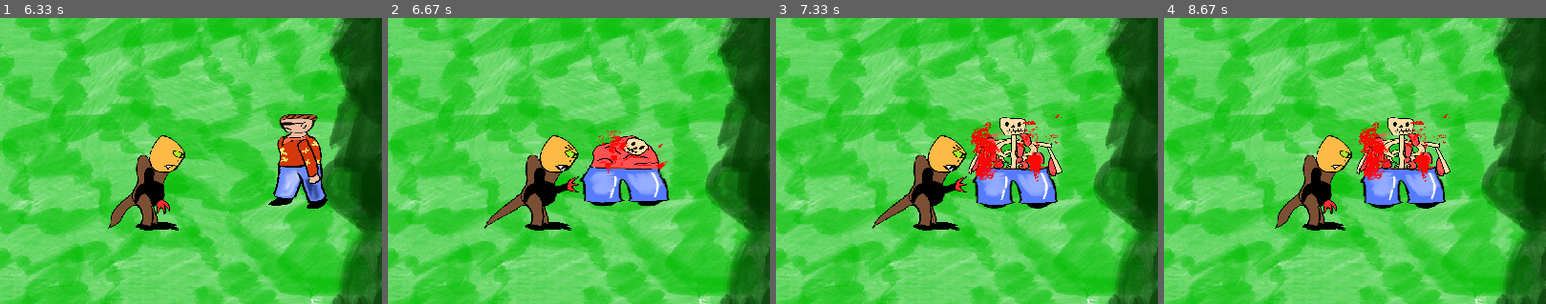
Above: before the commit, frames 1-4 (left to right).
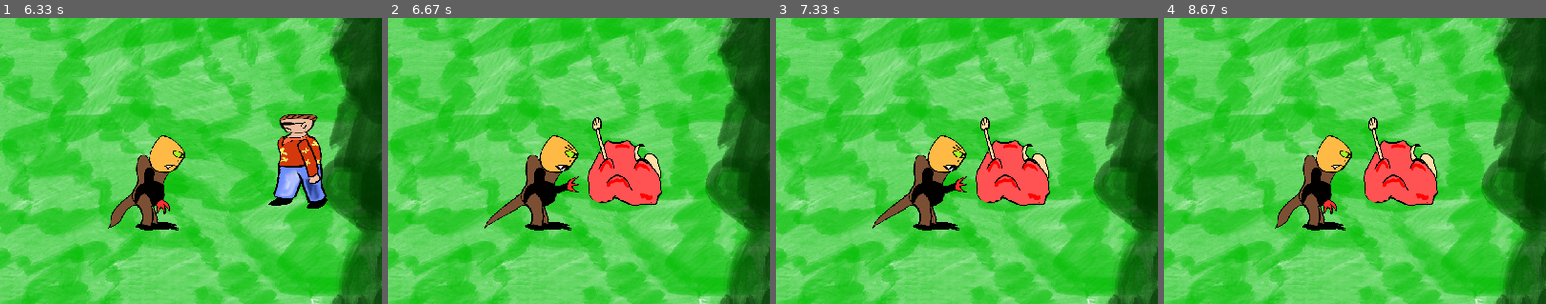
Above: after the commit, the same moments.

Repository: sartep1996/Final_Project_PyGame
Game: pygame game, started from main.py
The game is run twice, just before and just after one commit, with the same random seed, the same clock (stepped at 60 frames per second) and the same inputs.
Inputs:
- Up to frame 1 (6.33 s): hold D 0.33-0.8 s; hold W 0.83-1.13 s; hold D 1.17-1.63 s; hold A 1.67-2.2 s; hold S 2.23-2.53 s; hold A 2.57-2.97 s; hold W 3-3.37 s; hold D 3.4-4.03 s; hold S 4.07-4.43 s; hold A 4.47-4.93 s; hold D 4.97-5.43 s; hold W 5.47-5.77 s; hold D 5.8-6.27 s; hold A from 6.3 s (still down)
- Up to frame 2 (6.67 s): keep holding A
- Up to frame 3 (7.33 s): release A at 6.83 s
- Up to frame 4 (8.67 s): no input
The pictures show only the part of the screen within x 50-100%, y 36-86%; the shares and areas given below are measured in that part.

Frame 1 is identical in both runs. In frame 2, 4.2% of the frame differs, in the area x 50-74%, y 34-66%; in frame 3, 5.6%, in the area x 50-75%, y 33-67%; in frame 4, 5.6%.

Commit message:
player death animation almost works

Diff:
--- a/player_movement.py
+++ b/player_movement.py
@@ -105,6 +105,8 @@
         self.movement_speed = 9
         self.last_moved = ''
         self.last_frame_time = time.time()
+        self.last_image = False
+        self.frame_index = 0
 
         self.max_health = 100
         self.health = self.max_health
@@ -117,6 +119,7 @@
 
     def player_update(self, screen):
 
+        self.allow_movement = True
         self.main_player_movement()
         self.animate()
         # self.take_damage()
@@ -301,50 +304,46 @@
         return self.health
 
 
-    def draw_player_death_animation(self):
-        self.is_player_image = False
-        death_duration = 400
-        death_animation_frames = [self.player_image_death_1, self.player_image_death_2, self.player_image_death_final]
-        for frame in death_animation_frames:
-            self.last_moved = frame
-            death_animation = pg.time.get_ticks() % (2 * death_duration)
-
+
+
+
+    # def draw_player_death_animation(self):
+    #         self.is_player_image = False
+    #         death_duration = 400
+    #         animation_time = pg.time.get_ticks() % (3 * death_duration)
+
+    #         if self.last_image == False:
+    #             self.frame_index = animation_time // death_duration
+
+    #         if self.frame_index == 0:
+    #             self.last_moved = self.player_image_death_1
+    #             self.movement_speed = 0
+    #         elif self.frame_index == 1:
+    #             self.last_moved = self.player_image_death_2
+    #             self.movement_speed = 0
+    #             self.last_image = True
+    #         elif self.last_image == True:
+    #             self.last_moved = self.player_image_death_final
+    #             self.movement_speed = 0
 
     def draw_player_death_animation(self):
         self.is_player_image = False
         death_duration = 400
         animation_time = pg.time.get_ticks() % (3 * death_duration)
-        frame_index = animation_time // death_duration
-
-        if frame_index == 0:
-            self.last_moved = self.player_image_death_1
+
+        if self.last_image:
             self.movement_speed = 0
-        elif frame_index == 1:
-            self.last_moved = self.player_image_death_2
+            self.last_moved = self.player_image_death_final
+
+        else:
+            self.frame_index = animation_time // death_duration
             self.movement_speed = 0
-        else:
-            self.last_moved = self.player_image_death_final
-            self.movement_speed = 0
-
-
-
-
-
-        # if frame_index == 0:
-        #     self.last_moved = self.player_image_death_1
-        #     self.movement_speed = 0
-        # elif frame_index == 1:
-        #     self.last_moved = self.player_image_death_2
-        #     self.movement_speed = 0
-
-
-
-
-
-
-
-
-
+            if self.frame_index == 0:
+                self.last_moved = self.player_image_death_1
+                self.movement_speed = 0
+            elif self.frame_index == 1:
+                self.last_moved = self.player_image_death_2
+                self.last_image = True
 
 
 player_image_path_raw = 'Images/Player_sprites/player_still.png'
